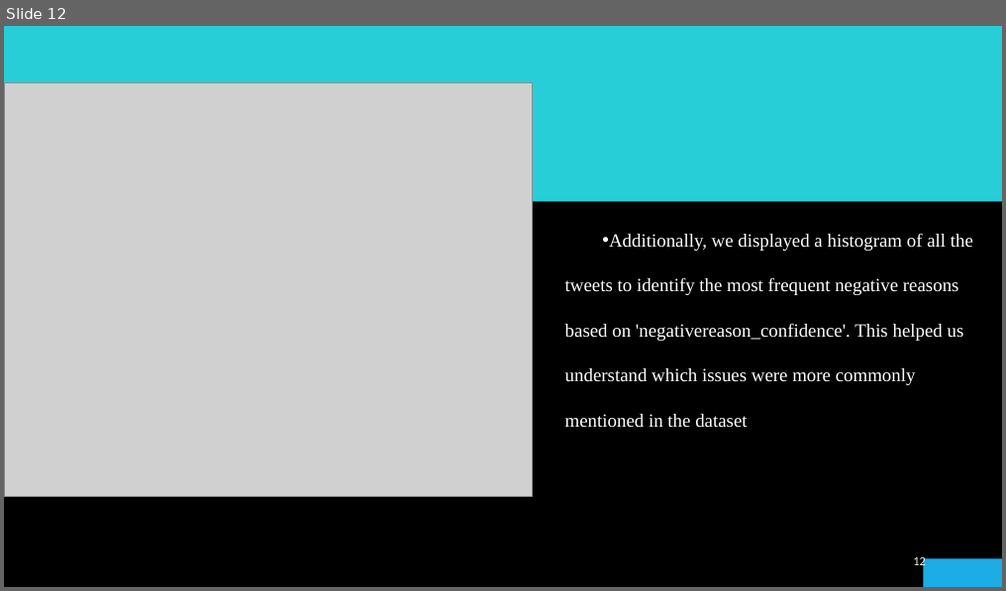
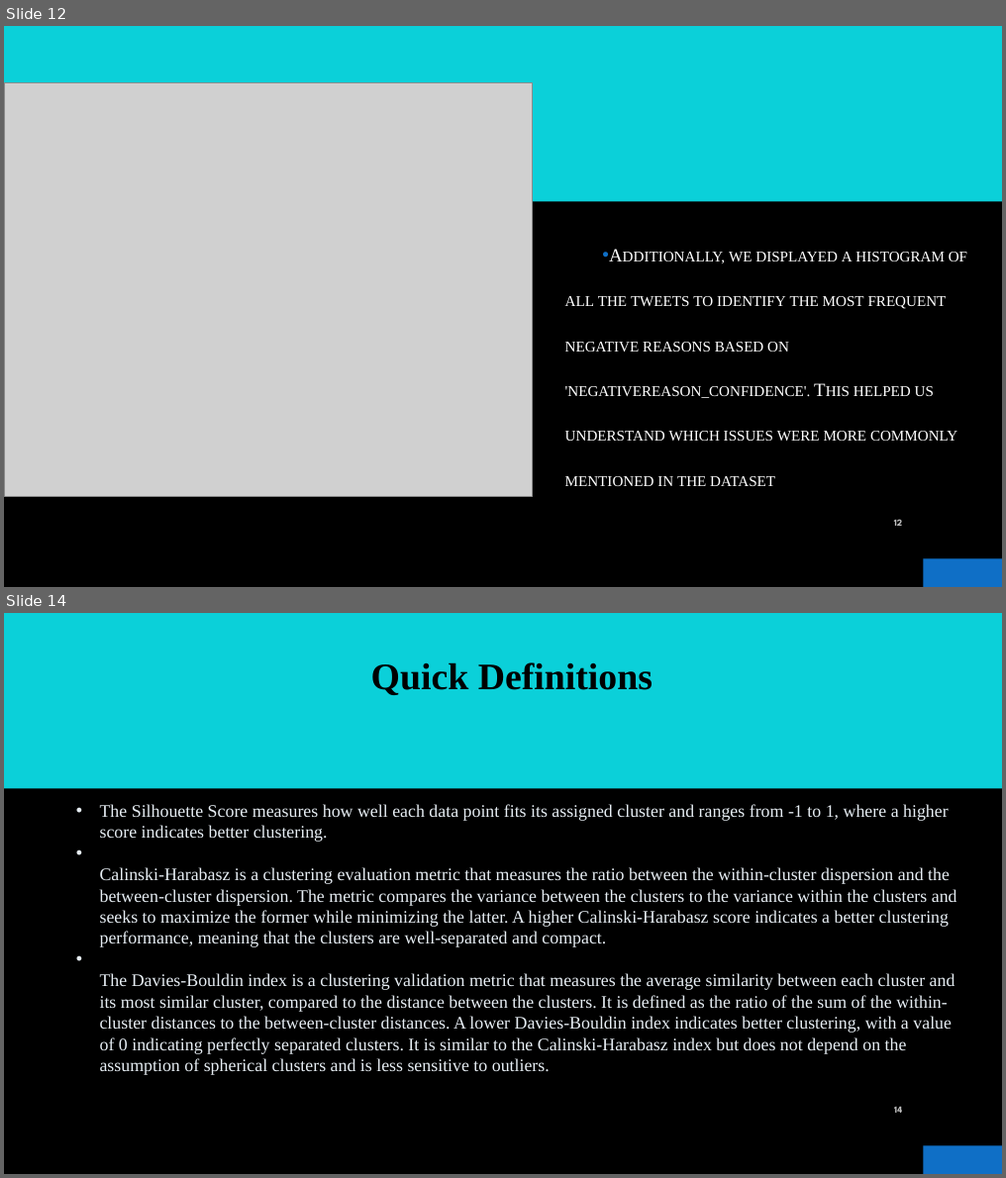
Before and after one commit to ElDon2308/Airline-Sentiment-Analysis, a slide deck: Airline Sentiment Analysis Presentation.pptx. Shown one above the other, each under a label of ours: slide 12 before the commit, slides 12 and 14 after it; the slides between them are not shown. The pictures are 1006x591 and 1006x1178 pixels, drawn with LibreOffice and Linux fonts; fonts in the diff are those of the drawing; grey boxes stand for pictures; background and template pictures are left out. Boxes give left, top, right and bottom in pixels: in the first picture for what was removed or moved away, otherwise in the second. Text is boxed around its words. In the diff, an @@ line names an element or a change of style, - is before the commit and + after.

```diff
--- a/Airline Sentiment Analysis Presentation.pptx
+++ b/Airline Sentiment Analysis Presentation.pptx
@@ slide 14 added at <box>4,613,1002,1174</box>, background picture (left out); not listed: 3 template elements that a slide beside it also shows @@
@@ text added at <box>371,663,652,695</box>, 36 pt, text #000000, bold @@
+Quick Definitions
@@ text added at <box>100,804,957,1075</box>, 17 pt, text #E6EDF3 @@
+• The Silhouette Score measures how well each data point fits its assigned cluster and ranges from -1 to 1, where a higher score indicates better clustering.
+• Calinski-Harabasz is a clustering evaluation metric that measures the ratio between the within-cluster dispersion and the between-cluster dispersion. The metric compares the variance between the clusters to the variance within the clusters and seeks to maximize the former while minimizing the latter. A higher Calinski-Harabasz score indicates a better clustering performance, meaning that the clusters are well-separated and compact.
+• The Davies-Bouldin index is a clustering validation metric that measures the average similarity between each cluster and its most similar cluster, compared to the distance between the clusters. It is defined as the ratio of the sum of the within-cluster distances to the between-cluster distances. A lower Davies-Bouldin index indicates better clustering, with a value of 0 indicating perfectly separated clusters. It is similar to the Calinski-Harabasz index but does not depend on the assumption of spherical clusters and is less sensitive to outliers.
@@ page number added at <box>894,1106,902,1113</box>, 9 pt, text #BFBFBF, bold @@
+14
@@ slide 12 changed as well @@
@@ rectangle at <box>4,47,29,109</box>: fill #1CADE4 to #0F6FC6 @@
@@ rectangle at <box>4,26,1002,202</box>: fill #27CED7 to #0BD0D9 @@
@@ text "Additionally, we displayed a histogram ..." at <box>565,252,967,486</box>: small capitals on; vertical alignment top to middle @@
@@ page number: place and size @@
-page number at <box>913,558,926,570</box>
+page number at <box>894,519,902,526</box>
@@ page number at <box>894,519,902,526</box>: size 12 to 9 pt, font Calibri to League Spartan, text colour gradient #9E9E9E to #EDEDED to #FFFFFF to #BFBFBF, bold on @@
@@ rectangle at <box>924,559,1002,587</box>: fill #1CADE4 to #0F6FC6 @@
```
Also in this commit, not shown: 13 other slides changed, 4 other slides added, 1 slide removed.
